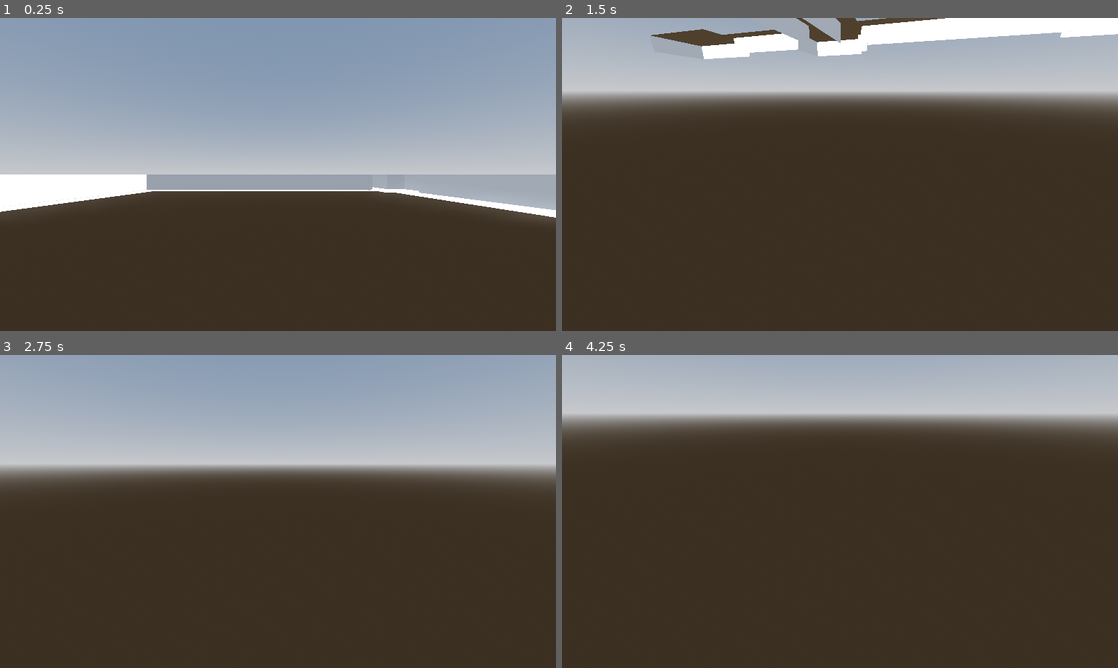
Above: before the commit, frames 1-4 (two rows, left to right).
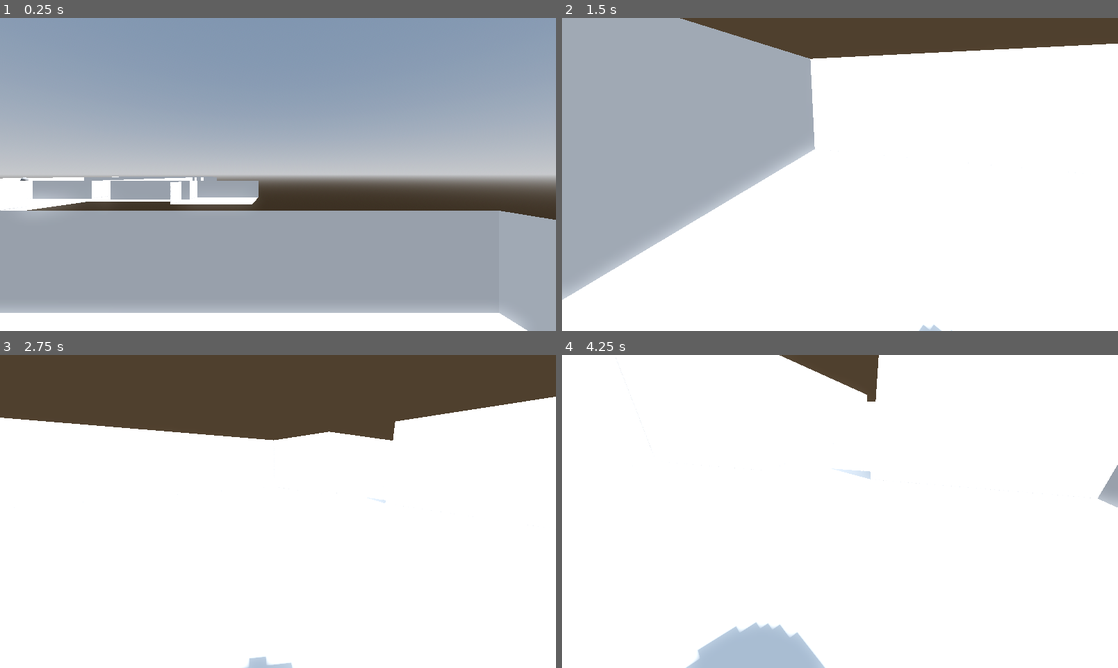
Above: after the commit, the same moments.

Repository: i-ideamama/DungeonEscape
Game: Godot game, scene res://Misc/Testing/3D_DungeonGen.tscn
The game is run twice, just before and just after one commit, with the same random seed, the same clock (stepped at 60 frames per second) and the same inputs. The project has no main scene, so this scene is started directly.
Inputs (mouse positions are in pixels of both pictures, inside the frame that each line leads up to):
- Up to frame 1 (0.25 s): no input
- Up to frame 2 (1.5 s): tap Enter (ui_accept) at 0.5, 0.77 s; move the mouse to (962, 158) at 0.52 s; hold D (move_right) 0.53-1.28 s; tap W (move_front) at 0.6, 1.35 s; click (962, 158) at 0.67 s; move the mouse to (812, 174) at 1.27 s; hold S (move_back) from 1.28 s (still down)
- Up to frame 3 (2.75 s): tap Enter (ui_accept) at 1.52 s; move the mouse to (289, 505) at 2.02 s; release S (move_back) at 2.03 s; hold D (move_right) from 2.03 s (still down); tap W (move_front) at 2.1 s
- Up to frame 4 (4.25 s): move the mouse to (834, 517) at 2.77 s; tap W (move_front) at 2.85, 3.6 s; tap Enter (ui_accept) at 3.02, 3.77 s; move the mouse to (878, 514) at 3.52 s; release D (move_right) at 3.53 s; hold A (move_left) from 3.53 s (still down)

The runs differ from the first frame. In frame 1, 45% of the frame differs, in the area x 0-100%, y 50-100%; in frame 2, 94%; in frame 3, 100%, in the area x 0-100%, y 0-100%; in frame 4, 100%.

Commit message:
feat: lidar dots and dungeon works together

Diff:
--- a/Misc/Testing/3D_DungeonGen.gd
+++ b/Misc/Testing/3D_DungeonGen.gd
@@ -34,8 +34,8 @@
 	randomize()
 	do_the_gen()
 	player = player_scene.instantiate()
-	get_parent().add_child(player)
-	player.position = Vector3(room_pos_list[0].x+1,1,room_pos_list[0].z)
+	get_parent().add_child.call_deferred(player)
+	player.position = Vector3(room_pos_list[0].x+1 ,1,room_pos_list[0].z)
 
 func do_the_gen():
 	get_room_positions()
--- a/Misc/Testing/3D_DungeonGen.tscn
+++ b/Misc/Testing/3D_DungeonGen.tscn
@@ -1,7 +1,8 @@
-[gd_scene load_steps=7 format=3 uid="uid://ku6l02xddhxe"]
+[gd_scene load_steps=11 format=3 uid="uid://ku6l02xddhxe"]
 
 [ext_resource type="Script" path="res://Misc/Testing/3D_DungeonGen.gd" id="1_38kov"]
 [ext_resource type="PackedScene" uid="uid://rlkm6jmfrdow" path="res://Scenes/Player.tscn" id="2_qos76"]
+[ext_resource type="Texture2D" uid="uid://8lnn35b64m0d" path="res://Assets/dot.png" id="3_scadv"]
 
 [sub_resource type="ProceduralSkyMaterial" id="ProceduralSkyMaterial_5suwy"]
 sky_horizon_color = Color(0.64625, 0.65575, 0.67075, 1)
@@ -18,6 +19,25 @@
 
 [sub_resource type="StandardMaterial3D" id="StandardMaterial3D_6jpgu"]
 
+[sub_resource type="StandardMaterial3D" id="StandardMaterial3D_7aqe6"]
+transparency = 2
+alpha_scissor_threshold = 0.5
+alpha_antialiasing_mode = 0
+albedo_texture = ExtResource("3_scadv")
+emission_enabled = true
+emission = Color(1, 1, 1, 1)
+
+[sub_resource type="PlaneMesh" id="PlaneMesh_4kap6"]
+material = SubResource("StandardMaterial3D_7aqe6")
+size = Vector2(0.05, 0.05)
+center_offset = Vector3(0, 0.001, 0)
+
+[sub_resource type="MultiMesh" id="MultiMesh_5rcmy"]
+transform_format = 1
+use_colors = true
+use_custom_data = true
+mesh = SubResource("PlaneMesh_4kap6")
+
 [node name="Main" type="Node3D"]
 
 [node name="WorldEnvironment" type="WorldEnvironment" parent="."]
@@ -33,3 +53,6 @@
 mat = SubResource("StandardMaterial3D_6jpgu")
 
 [node name="Player" parent="." instance=ExtResource("2_qos76")]
+
+[node name="MultiMeshInstance3D" type="MultiMeshInstance3D" parent="."]
+multimesh = SubResource("MultiMesh_5rcmy")
--- a/Misc/Testing/Character.gd
+++ b/Misc/Testing/Character.gd
@@ -10,13 +10,17 @@
 @onready var neck := $Neck
 @onready var camera := $Neck/Camera3D
 @onready var ray := $Neck/Camera3D/RayCast3D
-@onready var mmi = $MultiMeshInstance3D
-@onready var mm = mmi.multimesh
+#@onready var mmi = $MultiMeshInstance3D
+
+var mmi
+var mm
 
 var max_dots = 10000
 var last_dot_id = 0
 
 func _ready():
+	mmi = get_parent().get_node('MultiMeshInstance3D')
+	mm = mmi.multimesh
 	mm.instance_count = max_dots
 	mm.visible_instance_count = max_dots
 
--- a/Scenes/Player.tscn
+++ b/Scenes/Player.tscn
@@ -1,29 +1,12 @@
-[gd_scene load_steps=8 format=3 uid="uid://rlkm6jmfrdow"]
+[gd_scene load_steps=5 format=3 uid="uid://rlkm6jmfrdow"]
 
 [ext_resource type="Script" path="res://Misc/Testing/Character.gd" id="1_xnki6"]
-[ext_resource type="Texture2D" uid="uid://8lnn35b64m0d" path="res://Assets/dot.png" id="2_epm50"]
+[ext_resource type="Texture2D" uid="uid://clum58xx20wpu" path="res://Assets/crosshair.png" id="2_lvt4p"]
 
 [sub_resource type="CapsuleMesh" id="CapsuleMesh_ryf6d"]
 
 [sub_resource type="ConvexPolygonShape3D" id="ConvexPolygonShape3D_x82gv"]
 points = PackedVector3Array(-0.125207, -0.532801, -0.480507, 0.0227831, 0.47607, 0.498884, 0.169713, 0.559144, 0.464172 …(924 unchanged characters)…
-
-[sub_resource type="StandardMaterial3D" id="StandardMaterial3D_abusd"]
-transparency = 2
-alpha_scissor_threshold = 0.5
-alpha_antialiasing_mode = 0
-albedo_texture = ExtResource("2_epm50")
-emission_enabled = true
-emission = Color(1, 1, 1, 1)
-
-[sub_resource type="PlaneMesh" id="PlaneMesh_rafg0"]
-material = SubResource("StandardMaterial3D_abusd")
-size = Vector2(0.05, 0.05)
-
-[sub_resource type="MultiMesh" id="MultiMesh_7o4gd"]
-use_colors = true
-use_custom_data = true
-mesh = SubResource("PlaneMesh_rafg0")
 
 [node name="Player" type="CharacterBody3D"]
 script = ExtResource("1_xnki6")
@@ -38,8 +21,22 @@
 
 [node name="RayCast3D" type="RayCast3D" parent="Neck/Camera3D"]
 transform = Transform3D(4.37114e-08, 0, 1, 0, -1, 0, -1, 0, 4.37114e-08, 0, -0.18424, 0)
-enabled = false
 target_position = Vector3(5, 0, 0)
+
+[node name="CrossHair" type="TextureRect" parent="Neck/Camera3D/RayCast3D"]
+visible = false
+anchors_preset = 8
+anchor_left = 0.5
+anchor_top = 0.5
+anchor_right = 0.5
+anchor_bottom = 0.5
+offset_left = -32.0
+offset_top = -32.0
+offset_right = 32.0
+offset_bottom = 32.0
+grow_horizontal = 2
+grow_vertical = 2
+texture = ExtResource("2_lvt4p")
 
 [node name="MeshInstance3D" type="MeshInstance3D" parent="."]
 transform = Transform3D(1, 0, 0, 0, 1, 0, 0, 0, 1, 0, 1.30352, 0)
@@ -48,6 +45,3 @@
 [node name="CollisionShape3D" type="CollisionShape3D" parent="."]
 transform = Transform3D(1, 0, 0, 0, 1, 0, 0, 0, 1, 0, 1.30352, 0)
 shape = SubResource("ConvexPolygonShape3D_x82gv")
-
-[node name="MultiMeshInstance3D" type="MultiMeshInstance3D" parent="."]
-multimesh = SubResource("MultiMesh_7o4gd")
Binary file added: Assets/crosshair.png
Not shown, added: Assets/crosshair.png.import
